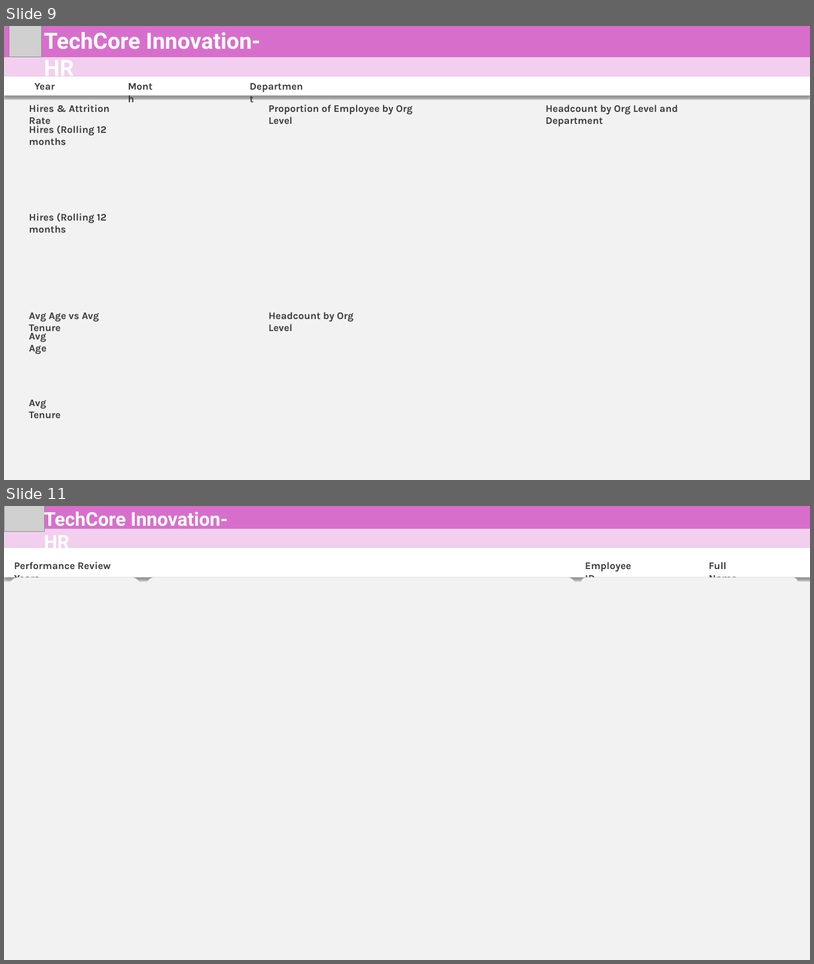
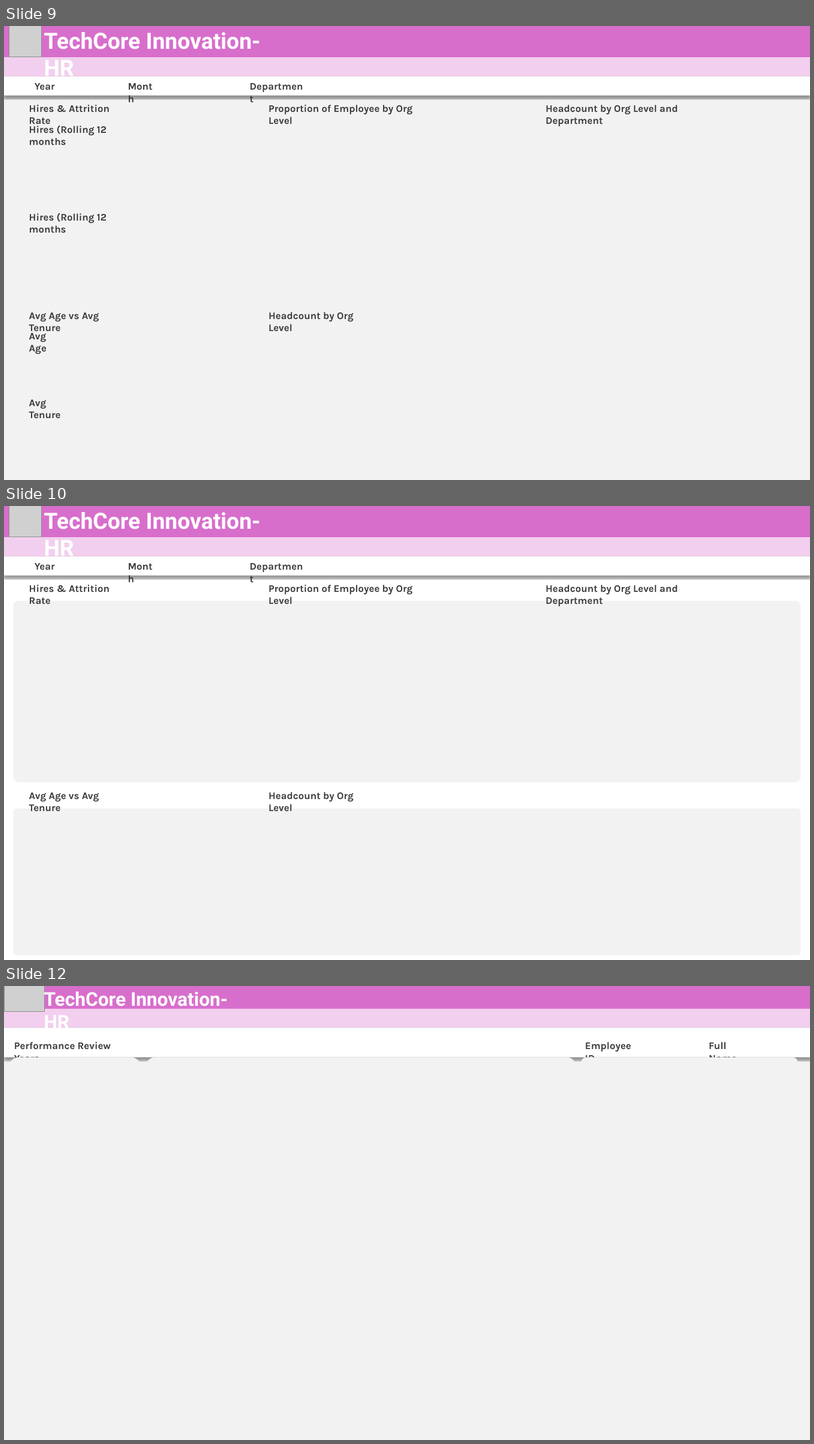
Before and after one commit to mmrnayan/HR-Analysis, a slide deck: bk/New Microsoft PowerPoint Presentation.pptx. Shown one above the other, each under a label of ours: slides 9 and 11 before the commit, slides 9, 10 and 12 after it; the slides between them are not shown. The pictures are 814x964 and 814x1444 pixels, drawn with LibreOffice and Linux fonts; fonts in the diff are those of the drawing; grey boxes stand for pictures. Boxes give left, top, right and bottom in pixels: in the first picture for what was removed or moved away, otherwise in the second. Text is boxed around its words. In the diff, an @@ line names an element or a change of style, - is before the commit and + after.

```diff
--- a/bk/New Microsoft PowerPoint Presentation.pptx
+++ b/bk/New Microsoft PowerPoint Presentation.pptx
@@ slide 10 added at (4, 506, 810, 960), background #FFFFFF @@
@@ rectangle added at (4, 506, 810, 537), fill #D86ECC @@
@@ picture added at (9, 506, 41, 537) @@
@@ text added at (44, 512, 261, 537), 40 pt, text #FFFFFF, bold @@
+TechCore Innovation- HR
@@ rectangle added at (4, 537, 810, 556), fill #F2CFEE @@
@@ rectangle added at (4, 556, 810, 576), fill #FFFFFF @@
@@ text added at (124, 558, 162, 574), 18 pt, text #3A3A3A, bold @@
+Month
@@ text added at (35, 563, 55, 570), 18 pt, text #3A3A3A, bold @@
+Year
@@ text added at (29, 585, 110, 604), 18 pt, text #3A3A3A, bold @@
+Hires & Attrition Rate
@@ text added at (269, 585, 413, 604), 18 pt, text #3A3A3A, bold @@
+Proportion of Employee by Org Level
@@ text added at (546, 585, 678, 594), 18 pt, text #3A3A3A, bold @@
+Headcount by Org Level and Department
@@ rounded rectangle added at (13, 601, 801, 782), fill #F2F2F2 @@
@@ text added at (546, 597, 603, 606), 18 pt, text #3A3A3A, bold @@
+Department
@@ text added at (29, 792, 99, 811), 18 pt, text #3A3A3A, bold @@
+Avg Age vs Avg Tenure
@@ text added at (269, 792, 354, 811), 18 pt, text #3A3A3A, bold @@
+Headcount by Org Level
@@ rounded rectangle added at (13, 808, 801, 955), fill #F2F2F2 @@
@@ what was slide 11 is now slide 12 @@
```
Also in this commit, not shown: 10 other files.
